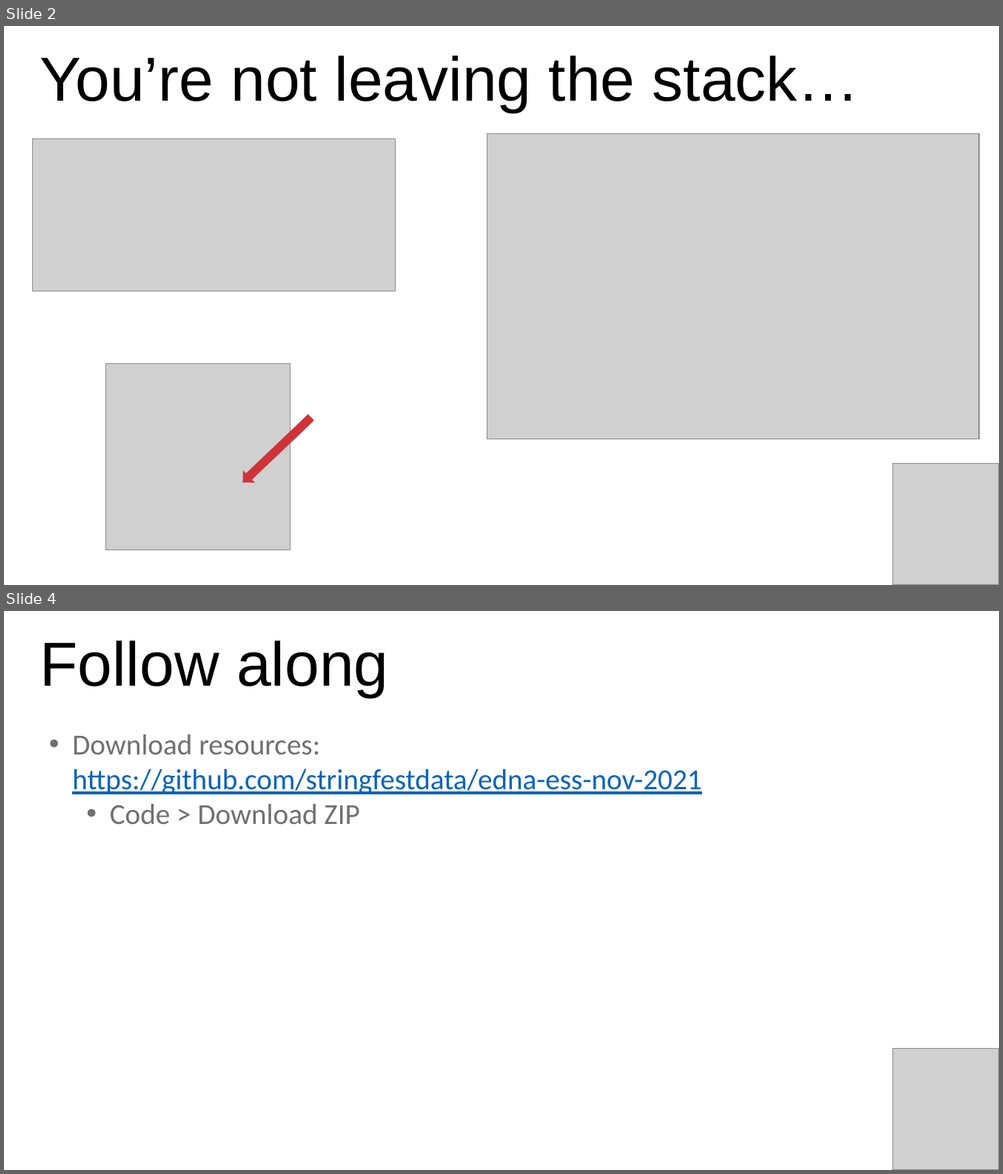
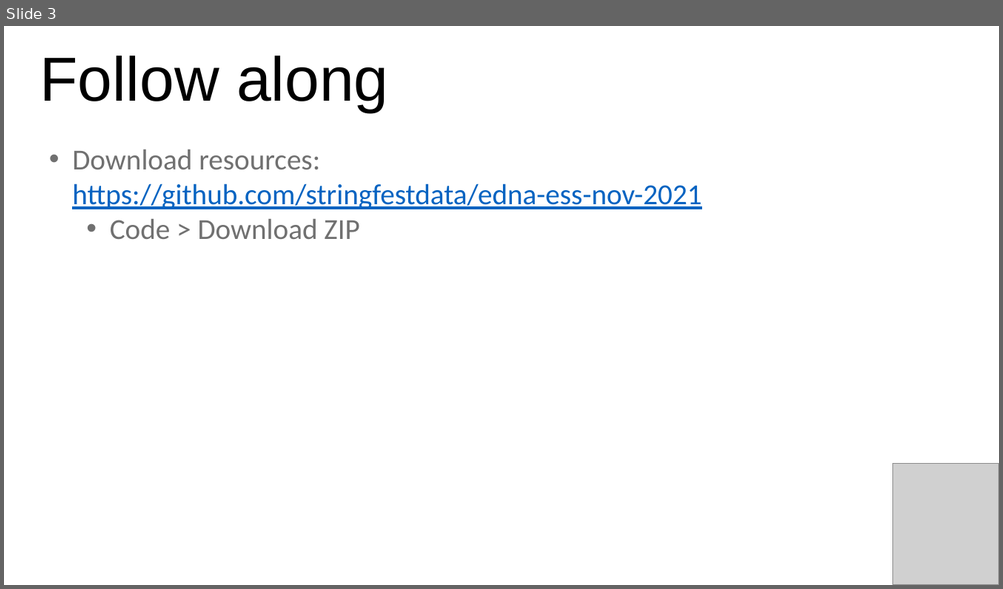
Before and after one commit to stringfestdata/edna-ess-nov-2021, a slide deck: python-for-excel-ess.pptx. Shown one above the other, each under a label of ours: slides 2 and 4 before the commit, slide 3 after it; the slides between them are not shown. The pictures are 1003x1174 and 1003x589 pixels, drawn with LibreOffice and Linux fonts; fonts in the diff are those of the drawing; grey boxes stand for pictures. Boxes give left, top, right and bottom in pixels: in the first picture for what was removed or moved away, otherwise in the second. Text is boxed around its words. In the diff, an @@ line names an element or a change of style, - is before the commit and + after.

```diff
--- a/python-for-excel-ess.pptx
+++ b/python-for-excel-ess.pptx
@@ slide 2 removed at [4,26,999,585], background #FFFFFF @@
@@ text removed at [40,56,859,112] @@
-You’re not leaving the stack…
@@ picture removed at [486,133,979,440] @@
@@ picture removed at [32,138,395,291] @@
@@ picture removed at [105,364,290,551] @@
@@ right arrow removed at [236,412,317,489] @@
@@ picture removed at [893,464,999,585] @@
@@ what was slide 4 is now slide 3 @@
```
Also in this commit, not shown: 4 slides changed, 2 slides added, 2 other slides removed, 6 other files.
